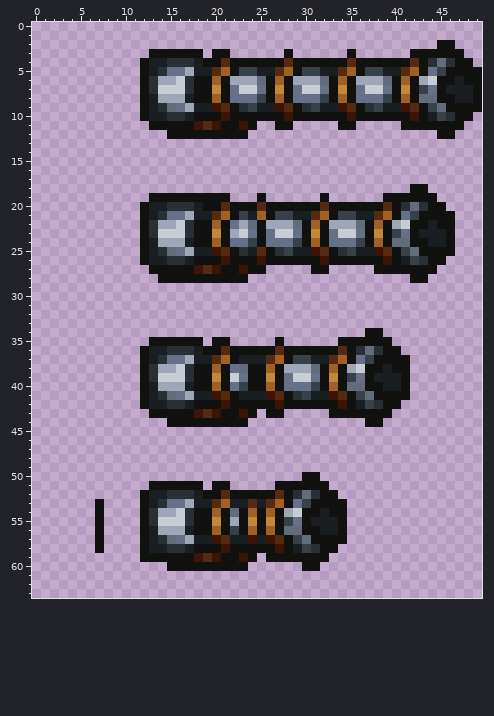
A pixel-art sprite gets an edit: TerritoryControl_Weapons/Entities/Vehicles/BiggerIron/BiggerIron_Cannon.png. Above, as it was before the edit.
The file is 50x64 pixels.
And afterwards:
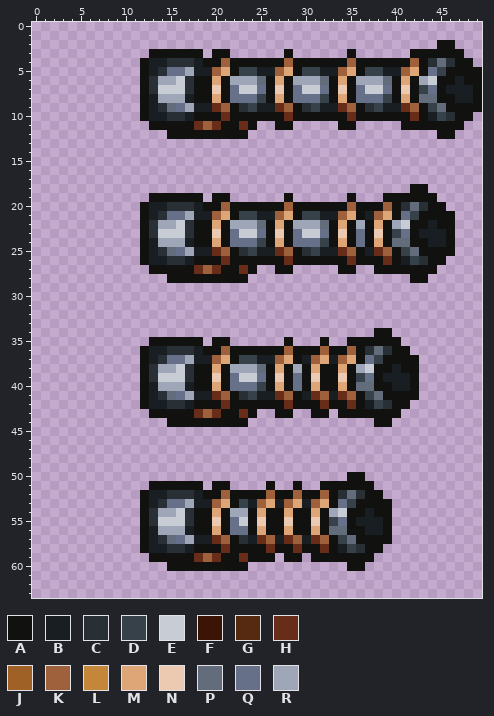
Palette (. is transparent): A #11120f  B #181e22  C #282f35  D #37414a  E #c7ccd5  F #3b1406  G #552a11  H #672d19  J #9f6125  K #9f603c  L #c4873a  M #dea677  N #ebcab1  P #626c7a  Q #667089  R #9ea6b7
What changed:
Changed rows in their new state; - is an unchanged pixel.
first column x 18:
 4 ---K------K------K------K
 5 --KM-----KM-----KM-----KM
 6 --M------M------M------M-
 7 --N------N------N------N-
 8 --M------M------M------M-
 9 --HK-----HK-----HK-----HK
10 ---H------H------H------H
11 HKH--H-------------------
first column x 14:
19 -----.-----.--A---.--A----
20 -------K---A--K---A--K---K
21 ------KM--DBBKMADDBBKMA-KM
22 ------M-R-RPAMARRRPAMAR-M-
23 ------N-Q-EQANA-EEQANA--N-
24 ------M---QDAMAQQQDAMAQ-M-
25 ------HK--DBBHKACDBBHKA-HK
26 -------H---A--H---A--H---H
27 ----HKH--H-.-AA--..-AA----
28 .-------------------------
first column x 18:
34 -------------------.-A---
35 ---------.A---A-.-----A--
36 ---K-----AK---K-AKACPC-A-
37 --KM-DD-BKMABKMBKMAQD---A
38 --M-RRRPAMA-AM-AMARE-AB-A
39 --N-QEEQANAQAN-ANADQA--BA
40 --M--QQDAMA-AM-AMA-P-A-BA
41 --HK-CD-BHKABHKBHKADP---A
42 ---H-----AH---H-AHABDC-A-
43 HKH--H--.-A--AA.------A--
44 -------------------.-A---
first column x 7:
50 -----------------------..---AA---
51 -------------------A..-..-AAAAA--
52 --------------K----KA-KAAK-CPCAA-
53 .------------KMADBKMBKMBKM-QDAAAA
54 .------------M-RRAMA-MA-MAREAABAA
55 .------------N-QEANA-NA-NADQABBBA
56 .------------M-QQAMA-MA-MAPPAABBA
57 .------------HKACBHKBHKBHK-DPAAAA
58 .-------------H----HA-HAAH-BDCAA-
59 -----.-----HKH--H-A-.--.--AAAAA--
60 -----------------------..---AA---
